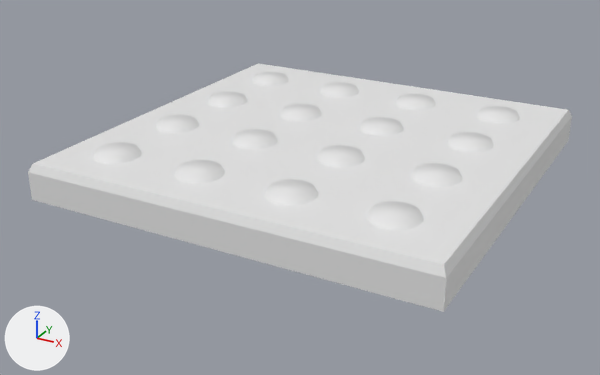
A saved change to the FBX model Assets/Art/Models/Props/Tactile/Tactile.fbx.
Rendered twice from a 50 mm camera at (1.78, -3.48, 1.53) aimed at (-0.07, -0.12, -0.15). Arrows for +X, +Y and +Z are at lower left; the lights stay in place. Materials are left out; every surface is plain grey. Where no turn or scale is listed for an object, it has been applied to the vertices.

Objects in the first picture: 'Base', 'Bumps'.
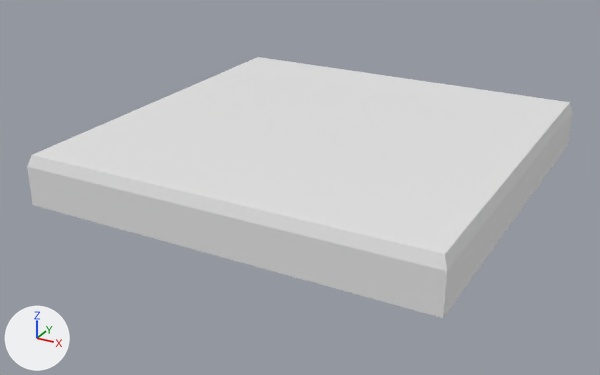
Where the newer file only moved an object's origin or applied its transform, the numbers keep the older frame.

What changed in the scene script:
```text
Change me_cube:
    where me_cube.from_pydata(...)  # 12 vertices, 10 faces; spans x -1.0..1.0, y -1.0..1.0, z -0.07..0.11
    used by ob_base; location = (0.0, 0.0, 0.0)
    me_cube part 1
    me_cube.vertices[0].co: (0.98, 0.98, 0.11) -> (0.98, -0.98, 0.15)  # pixel (568, 109) -> pixel (444, 254)
    me_cube.vertices[1].co: (1.0, 1.0, -0.07) -> (1.0, -1.0, -0.1)  # pixel (568, 140) -> pixel (443, 318)
    me_cube.vertices[2].co: (0.98, -0.98, 0.11) -> (-0.98, -0.98, 0.15)  # pixel (443, 264) -> pixel (31, 154)
    me_cube.vertices[3].co: (1.0, -1.0, -0.07) -> (-1.0, -1.0, -0.1)  # pixel (443, 311) -> pixel (32, 205)
    me_cube.vertices[4].co: (-0.98, 0.98, 0.11) -> (0.98, 0.98, 0.15)  # pixel (258, 63) -> pixel (569, 102)
    me_cube.vertices[5].co: (-1.0, 1.0, -0.07) -> (1.0, 1.0, -0.1)  # not seen -> pixel (568, 144)
    me_cube.vertices[6].co: (-0.98, -0.98, 0.11) -> (-0.98, 0.98, 0.15)  # pixel (32, 163) -> pixel (258, 57)
    me_cube.vertices[7].co: (-1.0, -1.0, -0.07) -> (-1.0, 1.0, -0.1)  # pixel (31, 199) -> not seen
    me_cube.vertices[8].co: (1.0, -1.0, 0.07) -> (-1.0, -1.0, 0.1)  # pixel (446, 277) -> pixel (27, 166)
    me_cube.vertices[9].co: (-1.0, -1.0, 0.07) -> (-1.0, 1.0, 0.1)  # pixel (27, 172) -> not seen
    me_cube.vertices[10].co: (1.0, 1.0, 0.07) -> (1.0, -1.0, 0.1)  # pixel (572, 116) -> pixel (446, 271)
    me_cube.vertices[11].co: (-1.0, 1.0, 0.07) -> (1.0, 1.0, 0.1)  # not seen -> pixel (572, 111)
Remove ob_bumps:
    ob_bumps = bpy.data.objects.new('Bumps', me_cylinder)
    ob_bumps.location = (-0.715, -0.711, 0.0)
```

Where the change shows, as pixel boxes (x1, y1, x2, y2) in the pictures (600 x 375 px):
'Base', reshaped: before (28, 63, 572, 312); after (27, 57, 573, 318)
'Bumps', deleted: before (93, 72, 520, 230)
